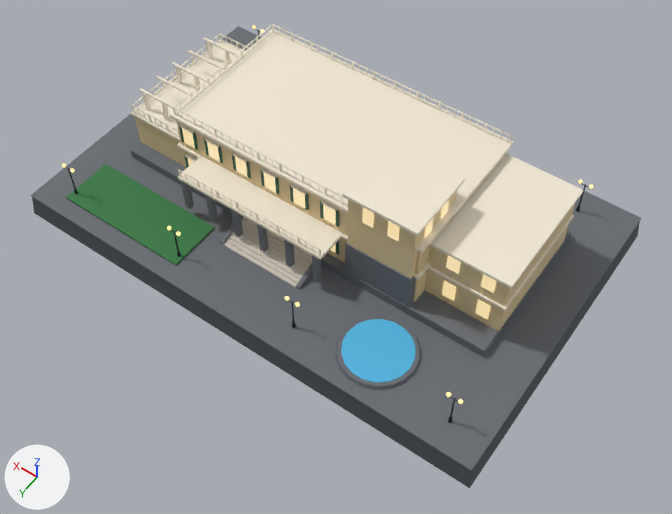
Before and after pictures for a commit that changed the glTF model assets/landmarks/lm_08_dinh_2.glb.
Camera for both pictures: a 50 mm camera at (-39.3, 54.9, 76.9) aimed at (-4.5, 6.3, 0.5). The axes (+X, +Y, +Z) are drawn at lower left. The lights are the same throughout. The picture after the commit comes second. Vertices at exactly the same position are counted once.

The first picture shows 'Dinh2_25Rooms_Windows_Glow', 'Dinh2_Cream_Cornice_Moldings', 'Dinh2_Garden_Fountain_Water', 'Dinh2_Garden_Lawns', 'Dinh2_Grand_Front_Steps', 'Dinh2_Granite_Ashlar_Masonry', 'Dinh2_Green_Timber_Shutters', 'Dinh2_RoofDeck_Balustrade', 'Dinh2_Washed_Sandstone_Walls', 'Foundation_Plinth_Trim', 'Foundation_Skirt' and 5 more.
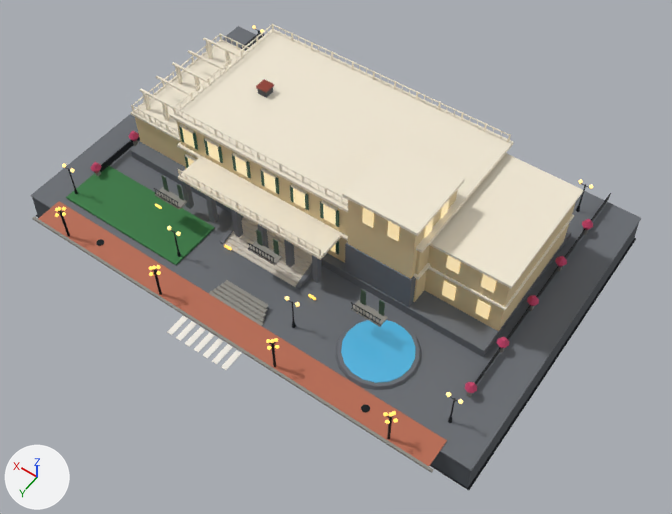
What differs and where, as boxes (x1, y1, x2, y2) in the pictures (672 x 514 px):
'Phase2_Interlocking_Brick_Sidewalk', added: after (38, 201, 447, 466)
'Foundation_Skirt', reshaped: before (32, 198, 640, 488); after (32, 198, 639, 490)
'Phase2_Granite_Curb_And_Entry_Steps', added: after (32, 140, 589, 473)
'Phase2_WroughtIron_Balconies_Railings_Manholes', added: after (58, 32, 611, 439)
'Phase2_Zebra_Crosswalk_And_Signboard', added: after (167, 316, 241, 370)
'Phase2_Pine_And_Bougainvillea_Fence', added: after (91, 131, 593, 393)
'Phase2_Timber_Louver_Shutters_And_Bridge', added: after (161, 176, 385, 316)
'Phase2_5Globe_Streetlamps_And_Facade_Glow', added: after (55, 204, 398, 424)
'Phase2_Roof_Ridges_And_Stone_Chimneys', added: after (256, 79, 274, 93)
'Phase2_Foundation_Skirt_Minus3p5m', added (mostly hidden): after (258, 87, 273, 98)

Edits to the bpy script that builds the scene:
```text
Change me_foundation_skirt:
    remove me_foundation_skirt.from_pydata(...)  # 16 vertices, 20 faces; spans x -28.4..28.4, y -17.8..18.8, z -3.0..0.0
    add me_foundation_skirt.from_pydata(...)  # 12 vertices, 20 faces; spans x -28.4..28.4, y -17.8..18.8, z -3.5..0.0
    me_foundation_skirt part 1
    10 vertices are removed from x -28.4..28.4, y -17.8..18.8, z -3.0..-1.5
    18 faces are deleted
    2 vertices move from x -28.2..28.2, y -17.6..18.6, z -1.5 to x -28.2..28.2, y -17.6..18.6, z -3.5
    6 vertices are added at (28.2, -17.6, -3.5), (-28.2, 18.6, -3.5), (-28.4, -17.8, -3.5), (28.4, -17.8, -3.5), (28.4, 18.8, -3.5), (-28.4, 18.8, -3.5)
    18 new faces join them
Add ob_phase2_5globe_streetlamps_and_facade_glow:
    ob_phase2_5globe_streetlamps_and_facade_glow = bpy.data.objects.new('Phase2_5Globe_Streetlamps_And_Facade_Glow', me_phase2_5globe_streetlamps_and_facade_glow)  # 552 vertices, 1008 faces; spans x -21.1..21.1, y 11.6..21.0, z 0.2..4.8; in mat_p2_heritage_signage_and_5globe_glow (yellow #ffe08a, glowing orange #f9c753)
    ob_phase2_5globe_streetlamps_and_facade_glow.location = (0.0, 0.0, 0.0)
Add ob_phase2_pine_and_bougainvillea_fence:
    ob_phase2_pine_and_bougainvillea_fence = bpy.data.objects.new('Phase2_Pine_And_Bougainvillea_Fence', me_phase2_pine_and_bougainvillea_fence)  # 260 vertices, 480 faces; spans x -24.7..24.7, y -12.7..12.7, z 0.8..2.1; in mat_p2_bougainvillea_and_pine_hedge (pink #c83e6b)
    ob_phase2_pine_and_bougainvillea_fence.location = (0.0, 0.0, 0.0)
Add ob_phase2_roof_ridges_and_stone_chimneys:
    ob_phase2_roof_ridges_and_stone_chimneys = bpy.data.objects.new('Phase2_Roof_Ridges_And_Stone_Chimneys', me_phase2_roof_ridges_and_stone_chimneys)  # a box spanning x -14.4..14.4, y -0.2..0.2, z 9.1..9.3; a box spanning x -10.6..-9.3, y -1.9..-0.5, z 10.9..11.1; a box spanning x 9.3..10.6, y -1.9..-0.5, z 10.9..11.1; in mat_p2_marseille_yinyang_roof_ridge (red #8f3828)
    ob_phase2_roof_ridges_and_stone_chimneys.location = (0.0, 0.0, 0.0)
Add ob_phase2_timber_louver_shutters_and_bridge:
    ob_phase2_timber_louver_shutters_and_bridge = bpy.data.objects.new('Phase2_Timber_Louver_Shutters_And_Bridge', me_phase2_timber_louver_shutters_and_bridge)  # 48 vertices, 72 faces; spans x -13.9..13.9, y 11.5..11.6, z 3.9..6.0; in mat_p2_french_louver_shutter_wood (dark green #3d5a45)
    ob_phase2_timber_louver_shutters_and_bridge.location = (0.0, 0.0, 0.0)
Add ob_phase2_wroughtiron_balconies_railings_manholes:
    ob_phase2_wroughtiron_balconies_railings_manholes = bpy.data.objects.new('Phase2_WroughtIron_Balconies_Railings_Manholes', me_phase2_wroughtiron_balconies_railings_manholes)  # 532 vertices, 836 faces; spans x -24.1..24.1, y -17.8..20.8, z 0.0..4.8; in mat_p2_wrought_iron_balcony_lamp (black #22262a)
    ob_phase2_wroughtiron_balconies_railings_manholes.location = (0.0, 0.0, 0.0)
Add ob_phase2_zebra_crosswalk_and_signboard:
    ob_phase2_zebra_crosswalk_and_signboard = bpy.data.objects.new('Phase2_Zebra_Crosswalk_And_Signboard', me_phase2_zebra_crosswalk_and_signboard)  # a box spanning x -3.76..-3.14, y 20.9..23.3, z 0.0..0.06; a box spanning x -2.61..-1.99, y 20.9..23.3, z 0.0..0.06; a box spanning x -1.46..-0.84, y 20.9..23.3, z 0.0..0.06; a box spanning x -0.31..0.31, y 20.9..23.3, z 0.0..0.06; a box spanning x 0.84..1.46, y 20.9..23.3, z 0.0..0.06; a box spanning x 1.99..2.61, y 20.9..23.3, z 0.0..0.06; a box spanning x 3.14..3.76, y 20.9..23.3, z 0.0..0.06; in mat_p2_crosswalk_and_signage_ivory (white #f4efe6)
    ob_phase2_zebra_crosswalk_and_signboard.location = (0.0, 0.0, 0.0)
Add ob_phase2_interlocking_brick_sidewalk:
    ob_phase2_interlocking_brick_sidewalk = bpy.data.objects.new('Phase2_Interlocking_Brick_Sidewalk', me_phase2_interlocking_brick_sidewalk)  # a box spanning x -24.8..24.8, y 17.4..20.6, z 0.0..0.2; in mat_p2_interlocking_brick_sidewalk (orange #b86b52)
    ob_phase2_interlocking_brick_sidewalk.location = (0.0, 0.0, 0.0)
Add ob_phase2_granite_curb_and_entry_steps:
    ob_phase2_granite_curb_and_entry_steps = bpy.data.objects.new('Phase2_Granite_Curb_And_Entry_Steps', me_phase2_granite_curb_and_entry_steps)  # 152 vertices, 228 faces; spans x -25.3..25.3, y -12.3..20.8, z 0.0..3.9; in mat_p2_granite_curb_steps (grey #8d8b84)
    ob_phase2_granite_curb_and_entry_steps.location = (0.0, 0.0, 0.0)
Add ob_phase2_foundation_skirt_minus3p5m:
    ob_phase2_foundation_skirt_minus3p5m = bpy.data.objects.new('Phase2_Foundation_Skirt_Minus3p5m', me_phase2_foundation_skirt_minus3p5m)  # 56 vertices, 82 faces; spans x -24.2..24.2, y -16.0..16.0, z -3.5..10.9; in mat_p2_split_granite_skirt_3p5m (dark grey #4d5258)
    ob_phase2_foundation_skirt_minus3p5m.location = (0.0, 0.0, 0.0)
```
